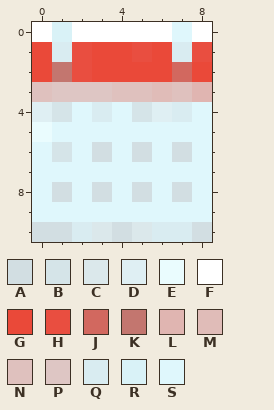
File history of a pixel-art sprite, calendar.png. The picture above is the old version.
The file is 9x11 pixels. Pixels under 10% opacity are left out. Colours within 5 levels of each other are drawn and written as one.
Palette (. is transparent): A #d2dee2  B #d5e4e8  C #dbe8eb  D #dfeff3  E #eafcfe  F #ffffff  G #ea4939  H #e94e40  J #d2685f  K #c3766f  L #e0b5b1  M #e0bcb8  N #dfc1be  P #dec6c4  Q #d9ecf1  R #d9f2f7  S #dff7fc
New version:
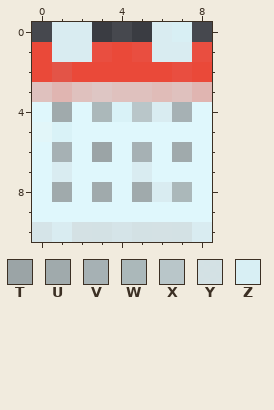
Colours new in this view: T #9ba4a6  U #a0aaac  V #a6b1b4  W #abb8ba  X #b9c6c9  Y #dae8ebf4  Z #dcf4f9f8
The edit:
Colour E changes from #eafcfe to #e7fbfef8.
Colour K changes from #c3766f to #e35447.
Colour A gives way to colour B in row 10 at x 0 and 4.
Colour H gives way to colour G in row 2 at x 2.
Colour G gives way to colour H in row 1 at x 3.
Colour J gives way to colour H in row 2 at x 7.
Colour P gives way to colour L in row 3 at x 1.
Colour P gives way to colour N in row 3 at x 2.
Colour A gives way to colour Q in row 10 at x 1 and 8.
Colour D gives way to colour Q in row 4 at x 6.
Colour F gives way to colour Q in row 0 at x 2 and 6.
Colour G gives way to colour Q in row 1 at x 6.
Colour H gives way to colour Q in row 1 at x 2.
Colour R gives way to colour Q in row 0 at x 1.
Colour S gives way to colour Q in row 7 at x 1 and 5; in row 8 at x 6.
Colour S gives way to colour R in row 4 at x 4; in row 5 at x 1.
Colour D gives way to colour S in row 4 at x 0.
Colour A gives way to colour T in row 6 at x 3.
Colour A gives way to colour U in row 6 at x 7; in row 8 at x 1, 3 and 5.
Colour B gives way to colour U in row 4 at x 1.
Colour A gives way to colour V in row 6 at x 5.
Colour B gives way to colour V in row 6 at x 1.
Colour Q gives way to colour V in row 4 at x 7.
Colour A gives way to colour W in row 8 at x 7.
Colour Q gives way to colour W in row 4 at x 3.
Colour B gives way to colour X in row 4 at x 5.
Colour C gives way to colour Y in row 10 at x 3 and 5.
Colour Q gives way to colour Y in row 10 at x 2 and 6 to 7.
Colour S gives way to colour Z in row 0 at x 7.
Colour F is gone in row 0 at x 0, 3 to 5 and 8.
